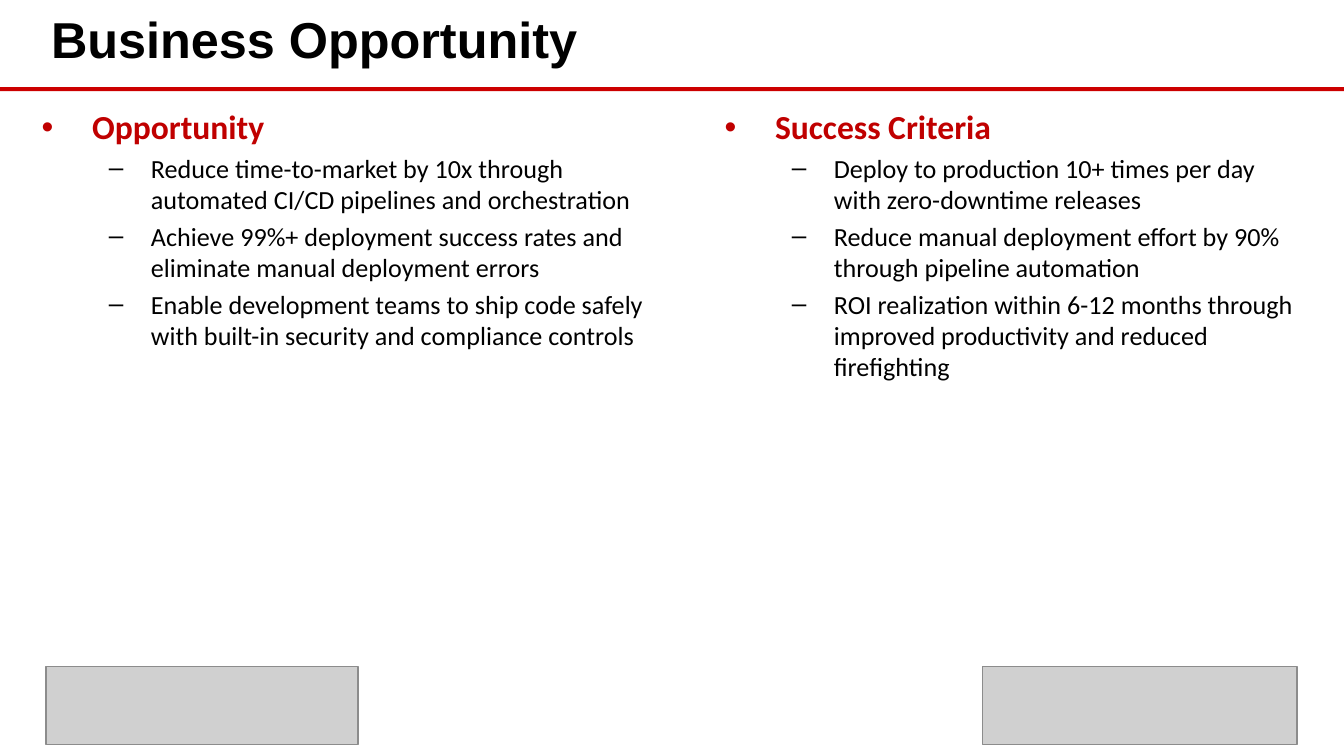
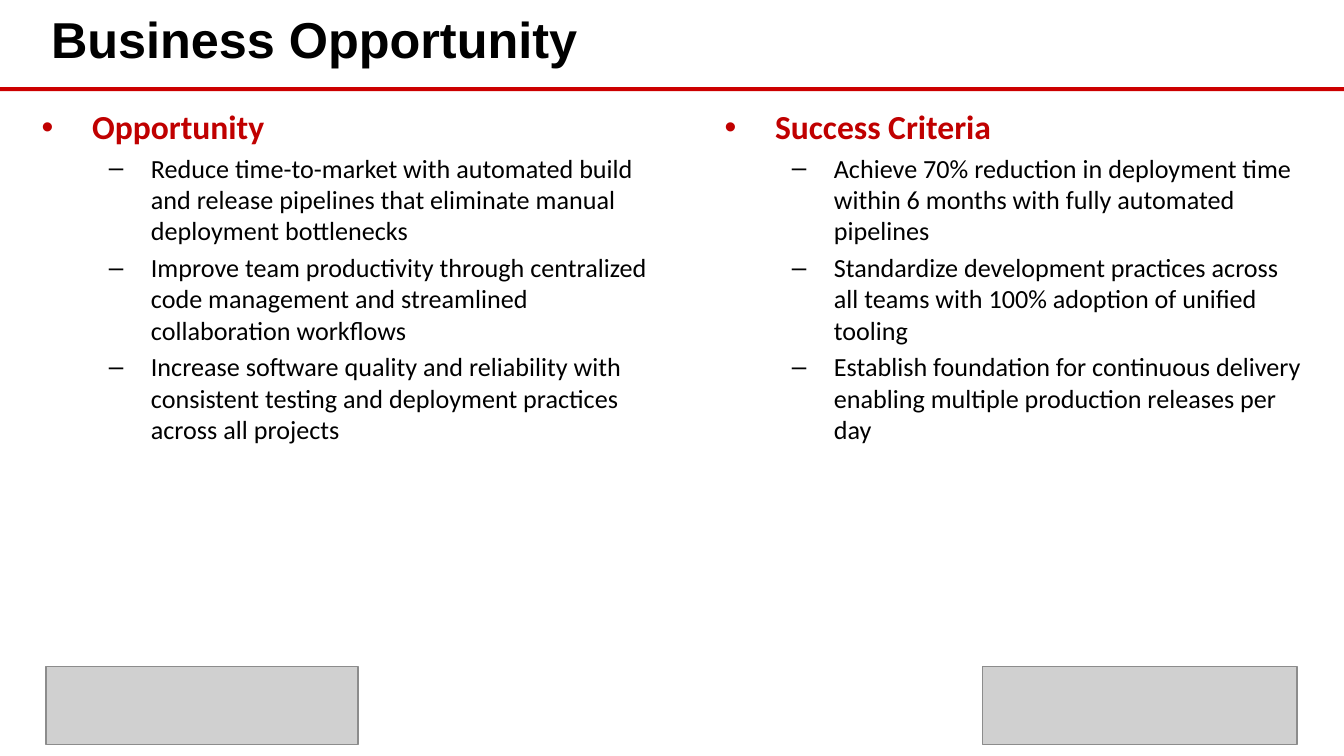
Before and after one commit to eoframework/solutions, a slide deck: slide 2 of solutions/azure/devops/enterprise-platform/presales/solution-briefing.pptx. Drawn at 1344x756 pixels with LibreOffice and Linux fonts; fonts in the diff are those of the drawing; grey boxes stand for pictures; background and template pictures are left out. Boxes give left, top, right and bottom in pixels: in the first picture for what was removed or moved away, otherwise in the second. Text is boxed around its words. In the diff, an @@ line names an element or a change of style, - is before the commit and + after.

Commit message:
Add Engagement Scope slides with solution-specific scope for Azure solutions
- Document Intelligence: IDP scope (document types, AI/ML complexity, accuracy)
- Enterprise Landing Zone: Landing zone scope (management groups, subscriptions, policies)
- Sentinel SIEM: Security scope (data connectors, analytics rules, log ingestion)
- DevOps Enterprise Platform: DevOps scope (repositories, pipelines, deployments)
- Virtual Desktop: AVD scope (host pools, app groups, user profiles)
- Virtual WAN Global: Network scope (WAN hubs, VPN connections, bandwidth)
- Updated LOE CSVs with proper SCOPE ASSUMPTIONS structure for Doc Intel and Landing Zone
- Regenerated all 6 PPTX files with 11-slide structure including Engagement Scope

```diff
--- a/solutions/azure/devops/enterprise-platform/presales/solution-briefing.pptx
+++ b/solutions/azure/devops/enterprise-platform/presales/solution-briefing.pptx
@@ text at [151,160,646,444]: text changed @@
-  – Reduce time-to-market by 10x through automated CI/CD pipelines and orchestration
-  – Achieve 99%+ deployment success rates and eliminate manual deployment errors
-  – Enable development teams to ship code safely with built-in security and compliance controls
+  – Reduce time-to-market with automated build and release pipelines that eliminate manual deployment bottlenecks
+  – Improve team productivity through centralized code management and streamlined collaboration workflows
+  – Increase software quality and reliability with consistent testing and deployment practices across all projects
@@ text at [834,160,1300,444]: text changed @@
-  – Deploy to production 10+ times per day with zero-downtime releases
-  – Reduce manual deployment effort by 90% through pipeline automation
-  – ROI realization within 6-12 months through improved productivity and reduced firefighting
+  – Achieve 70% reduction in deployment time within 6 months with fully automated pipelines
+  – Standardize development practices across all teams with 100% adoption of unified tooling
+  – Establish foundation for continuous delivery enabling multiple production releases per day
```
Also in this commit, not shown: 8 other slides changed, 1 slide added, 13 other files.
